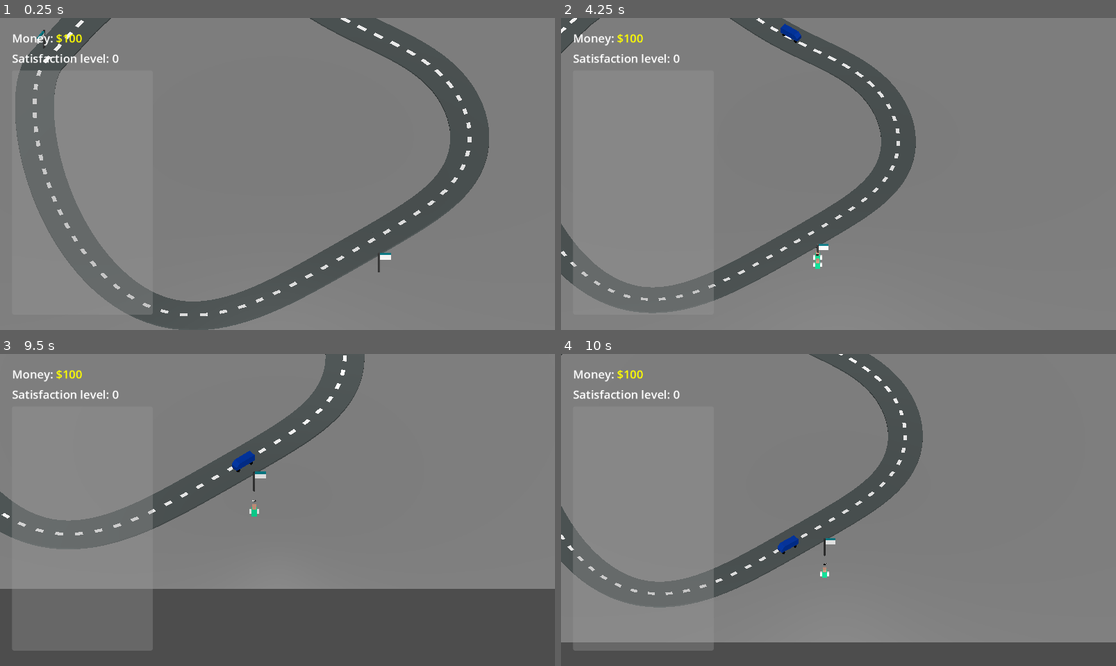
Above: before the commit, frames 1-4 (two rows, left to right).
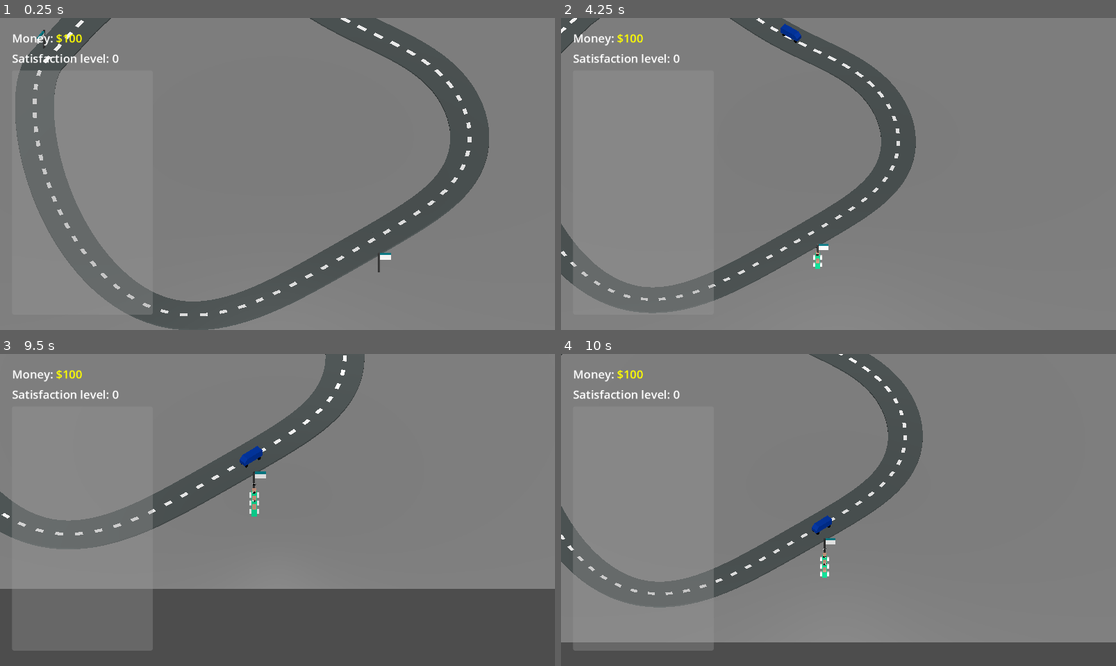
Above: after the commit, the same moments.

Repository: RaymoZou/gmtk-2025
Game: Godot game, scene res://scenes/main.tscn
Two runs of this game, one before a commit and one after it. Both use one fixed random seed, a clock stepped at 60 frames per second and the inputs below.
Inputs (mouse positions are in pixels of both pictures, inside the frame that each line leads up to):
- Up to frame 1 (0.25 s): no input
- Up to frame 2 (4.25 s): tap Enter at 0.5 s; move the mouse to (960, 158) at 0.52 s; hold Right (ui_right) 0.53-1.28 s; tap Mouse wheel down (scroll_down) at 0.6, 2.1, 3.6 s; click (960, 158) at 0.67 s; move the mouse to (727, 189) at 1.27 s; hold Down (ui_down) 1.28-2.03 s; tap Mouse wheel up (scroll_up) at 1.35, 2.85 s; move the mouse to (894, 105) at 2.02 s; hold Right (ui_right) 2.03-2.78 s; move the mouse to (810, 236) at 2.77 s; hold Up (ui_up) 2.78-3.53 s; click (810, 236) at 2.92 s; move the mouse to (1005, 220) at 3.52 s; hold Left (ui_left) from 3.53 s (still down)
- Up to frame 3 (9.5 s): move the mouse to (111, 463) at 4.27 s; tap Mouse wheel up (scroll_up) every 1.5 s from 4.35 to 8.85 s; move the mouse to (305, 510) at 5.02 s; release Left (ui_left) at 5.03 s; hold Down (ui_down) 5.03-5.78 s; tap Mouse wheel down (scroll_down) at 5.1, 6.6, 8.1 s; click (305, 510) at 5.17 s; move the mouse to (194, 432) at 5.77 s; hold Right (ui_right) 5.78-6.53 s; move the mouse to (399, 494) at 6.52 s; hold Up (ui_up) 6.53-7.28 s; move the mouse to (166, 525) at 7.27 s; hold Right (ui_right) 7.28-8.03 s; click (166, 525) at 7.42 s; move the mouse to (333, 441) at 8.02 s; hold Down (ui_down) 8.03-8.78 s; move the mouse to (249, 572) at 8.77 s; hold Left (ui_left) from 8.78 s (still down)
- Up to frame 4 (10 s): move the mouse to (1005, 556) at 9.52 s; release Left (ui_left) at 9.53 s; hold Up (ui_up) from 9.53 s (still down); tap Mouse wheel down (scroll_down) at 9.6 s; click (1005, 556) at 9.67 s

Frames 1-2 are identical in both runs. In frame 3, 0.2% of the frame differs, in the area x 41-48%, y 29-49%; in frame 4, 0.3%, in the area x 39-49%, y 51-70%.
Error before the commit: Invalid assignment of property or key 'wait_time' with value of type 'float' on a base object of type 'null instance'. (res://scripts/bus.gd:36)

Commit message:
refactor sfx

Diff:
--- a/scenes/audio_manager.tscn
+++ b/scenes/audio_manager.tscn
@@ -1,7 +1,7 @@
 [gd_scene load_steps=3 format=3 uid="uid://dtimdiouys0pr"]
 
 [ext_resource type="AudioStream" uid="uid://b5fw3mtbpm8jy" path="res://assets/money_sfxmp3.mp3" id="1_bq1v2"]
-[ext_resource type="Script" uid="uid://b0cqmqxobjo8d" path="res://audio_manager.gd" id="1_jisk1"]
+[ext_resource type="Script" uid="uid://b0cqmqxobjo8d" path="res://scripts/audio_manager.gd" id="1_jisk1"]
 
 [node name="AudioStreamPlayer" type="AudioStreamPlayer"]
 stream = ExtResource("1_bq1v2")
--- a/scenes/bus.tscn
+++ b/scenes/bus.tscn
@@ -1,7 +1,8 @@
-[gd_scene load_steps=6 format=3 uid="uid://hrrmvxfuv0pg"]
+[gd_scene load_steps=7 format=3 uid="uid://hrrmvxfuv0pg"]
 
 [ext_resource type="Script" uid="uid://csg26o78oqg38" path="res://scripts/bus.gd" id="1_n5sl8"]
 [ext_resource type="Material" uid="uid://bmpepxyc2dowt" path="res://assets/highlighted_mat.tres" id="2_38u8m"]
+[ext_resource type="AudioStream" uid="uid://b5fw3mtbpm8jy" path="res://assets/money_sfxmp3.mp3" id="3_6x00d"]
 [ext_resource type="AudioStream" uid="uid://y2pe2ftcvci" path="res://assets/passenger_load.mp3" id="3_ff36x"]
 [ext_resource type="PackedScene" uid="uid://cvyk61asfel4d" path="res://assets/bus.glb" id="4_38u8m"]
 
@@ -12,11 +13,13 @@
 collision_mask = 2
 script = ExtResource("1_n5sl8")
 highlight_mat = ExtResource("2_38u8m")
+unload_passenger_sfx = ExtResource("3_6x00d")
+load_passenger_sfx = ExtResource("3_ff36x")
 
-[node name="AudioStreamPlayer3D" type="AudioStreamPlayer3D" parent="."]
+[node name="AudioStreamPlayer" type="AudioStreamPlayer" parent="."]
 unique_name_in_owner = true
 stream = ExtResource("3_ff36x")
-volume_db = 5.0
+volume_db = -10.0
 
 [node name="CollisionShape3D" type="CollisionShape3D" parent="."]
 transform = Transform3D(7, 0, 0, 0, 7, 0, 0, 0, 7, 0, 0, 0)
@@ -30,4 +33,7 @@
 pixel_size = 0.05
 billboard = 1
 
+[node name="Timer" type="Timer" parent="."]
+unique_name_in_owner = true
+
 [editable path="bus"]
--- a/scripts/Passenger.gd
+++ b/scripts/Passenger.gd
@@ -7,7 +7,7 @@
 var target_station: Station
 var on_bus: bool = false
 const FARE : int = 5
-const PATIENCE_RATE: int = 5
+const PATIENCE_RATE: int = 1
 
 @onready var satisfaction_label = %SatisfactionLabel
 
--- a/scripts/audio_manager.gd
+++ b/scripts/audio_manager.gd
@@ -1,8 +1,8 @@
 extends AudioStreamPlayer
 
-func _ready() -> void:
-	SignalBus.passenger_dropped_off.connect(_on_passenger_dropped_off)
+# func _ready() -> void:
+# 	SignalBus.passenger_dropped_off.connect(_on_passenger_dropped_off)
 
-func _on_passenger_dropped_off(_money: int, _satisfaction: int):
-	# print("sfx: passenger dropped off")
-	play()
+# func _on_passenger_dropped_off(_money: int, _satisfaction: int):
+# 	# print("sfx: passenger dropped off")
+# 	play()
--- a/scripts/bus.gd
+++ b/scripts/bus.gd
@@ -14,10 +14,12 @@
 var capacity: int = 3
 
 @onready var capacity_label : Label3D = %CapacityLabel
-@onready var audio_stream_player_3d: AudioStreamPlayer3D = %AudioStreamPlayer3D
+@onready var audio_stream_player: AudioStreamPlayer = %AudioStreamPlayer
 @onready var mesh: MeshInstance3D = $bus/Cube
 @onready var load_timer: Timer = %Timer
 @export var highlight_mat: Resource
+@export var unload_passenger_sfx: AudioStream
+@export var load_passenger_sfx: AudioStream
 
 func _init() -> void:
 	# print("bus initialized")
@@ -54,28 +56,20 @@
 			mesh.material_overlay = highlight_mat
 			SignalBus.selected.emit(self)
 
-
-# 1) increases the speed of the bus
-# 2) deducts money
-# 3) tells alls listeners of money_updated that money has been updated - useful
-#	 for ui updates
-func increase_speed():
-	if GameManager.money >= SPEED_COST:
-		speed += SPEED_INCREMENT
-		GameManager.money -= SPEED_COST
-		SignalBus.bus_updated.emit(self)
-	else:
-		print("Not enough money to increase speed.")
-
 # station.gd handles the passenger loading - just play sfx
 func load_passenger(p: Passenger) -> void:
 	await load_timer.timeout
-	audio_stream_player_3d.play()
+	audio_stream_player.stop()
+	audio_stream_player.stream = load_passenger_sfx
+	audio_stream_player.play()
 	passengers.push_back(p)
 
+# NOTE: the unloading of all passengers is instantaneous, no need to wait. not sure if that will change in the future
 func unload_passengers(station: Station) -> void:
+	audio_stream_player.stop()
+	audio_stream_player.stream = unload_passenger_sfx
+	audio_stream_player.play()
 	var passengers_to_unload = passengers.filter(func(p): return p.target_station == station)
-	# print_debug("Unloading %s passengers at %s" % [len(passengers_to_unload), station])
 	for i in range(passengers_to_unload.size() - 1, -1, -1):
 		var passenger = passengers_to_unload[i]
 		if passenger.target_station == station:
@@ -83,7 +77,6 @@
 			passengers.remove_at(i)
 
 # BUS UPGRADES
-
 func decrease_loading_time():
 	if GameManager.money >= LOADING_TIME_COST:
 		loading_time -= LOADING_TIME_INCREMENT
@@ -99,3 +92,15 @@
 		SignalBus.bus_updated.emit(self)
 	else:
 		print("Not enough money to increase capacity.")
+
+# 1) increases the speed of the bus
+# 2) deducts money
+# 3) tells alls listeners of money_updated that money has been updated - useful
+#	 for ui updates
+func increase_speed():
+	if GameManager.money >= SPEED_COST:
+		speed += SPEED_INCREMENT
+		GameManager.money -= SPEED_COST
+		SignalBus.bus_updated.emit(self)
+	else:
+		print("Not enough money to increase speed.")
Not shown, changed: assets/passenger_load.mp3.import
